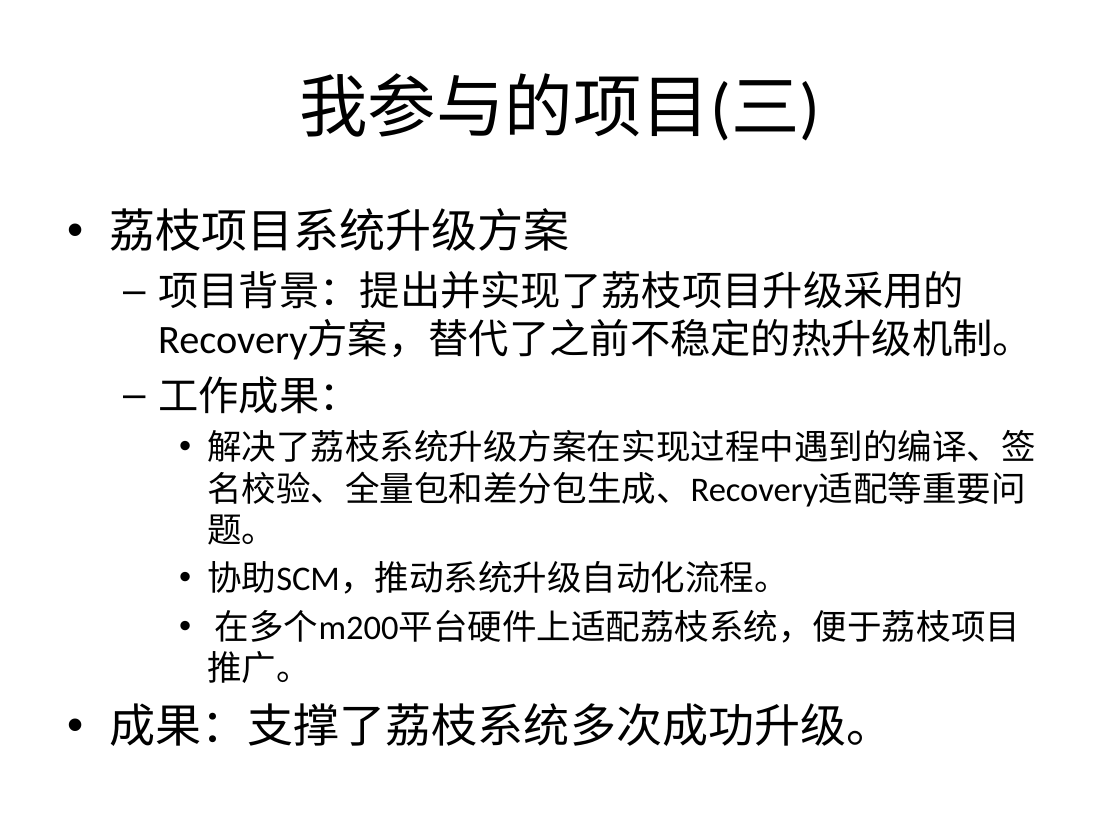
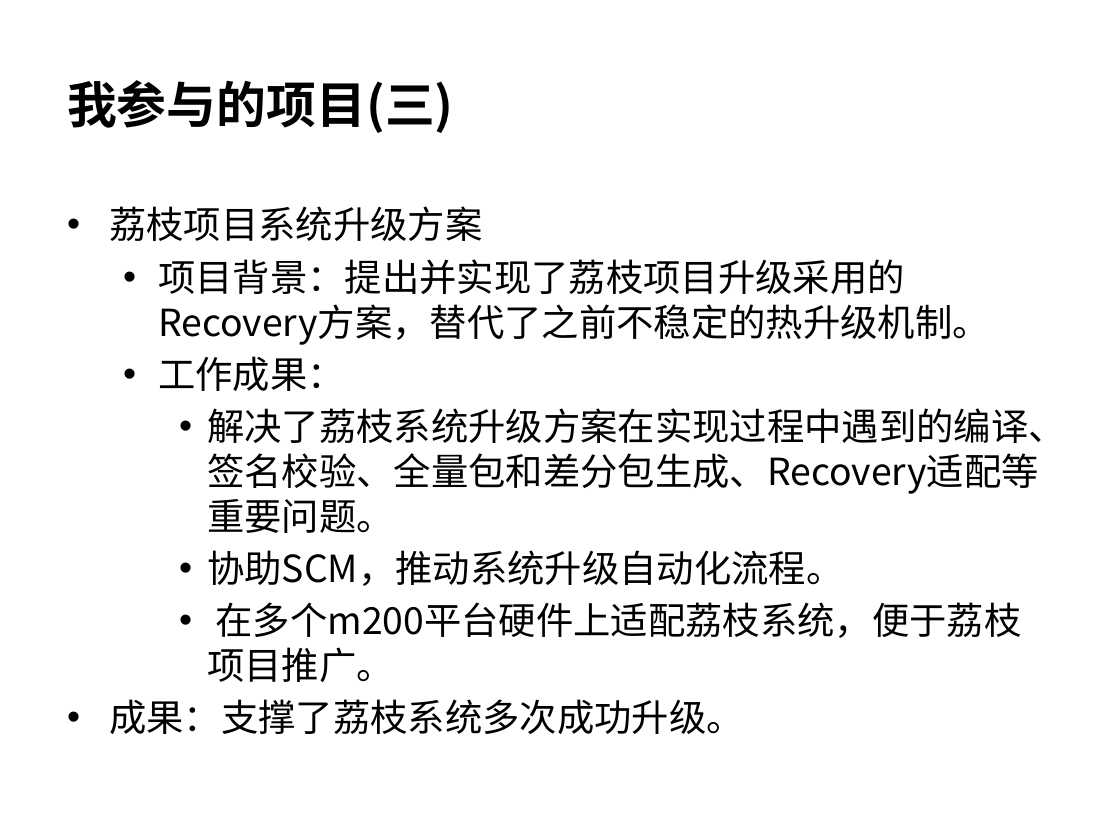
Before and after one commit to wangzhengyi/WangZhengyi, a slide deck: slide 13 of promote.pptx (slide 6 before the commit). Drawn at 1120x840 pixels with LibreOffice and Linux fonts; fonts in the diff are those of the drawing. Boxes give left, top, right and bottom in pixels: in the first picture for what was removed or moved away, otherwise in the second. Text is boxed around its words. In the diff, an @@ line names an element or a change of style, - is before the commit and + after.

```diff
--- a/promote.pptx
+++ b/promote.pptx
@@ title "我参与的项目(三)" at [67, 80, 454, 133]: size 44 to 32 pt, font Calibri to Noto Sans CJK SC, bold on; alignment centre to left @@
@@ text "荔枝项目系统升级方案" at [109, 206, 1066, 734]: size 29.6 to 24 pt in "荔枝项目系统升级方案", "成果：支撑了荔枝系统多次成功升级。"; font Calibri to Noto Sans CJK SC; size 25.9 to 24 pt in "项目背景：提出并实现了荔枝项目升级采用的Recovery方案，替代了之前不稳定的热升级机制。", "工作成果："; size 22.2 to 24 pt in "解决了荔枝系统升级方案在实现过程中遇到的编译、签名校验、全量包和差分包生成、Recovery适配等重要问题。", "协助SCM，推动系统升级自动化流程。", "在多个m200平台硬件上适配荔枝系统，便于荔枝项目推广。"; less space between paragraphs; bullet – to • @@
```
Also in this commit, not shown: 5 other slides changed, 9 slides added, 6 slides removed.
